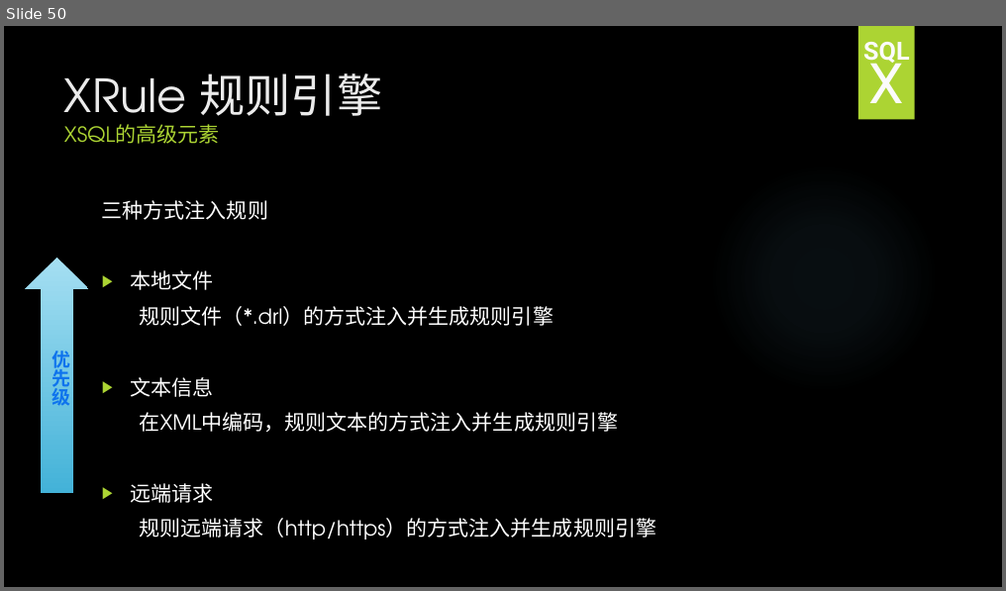
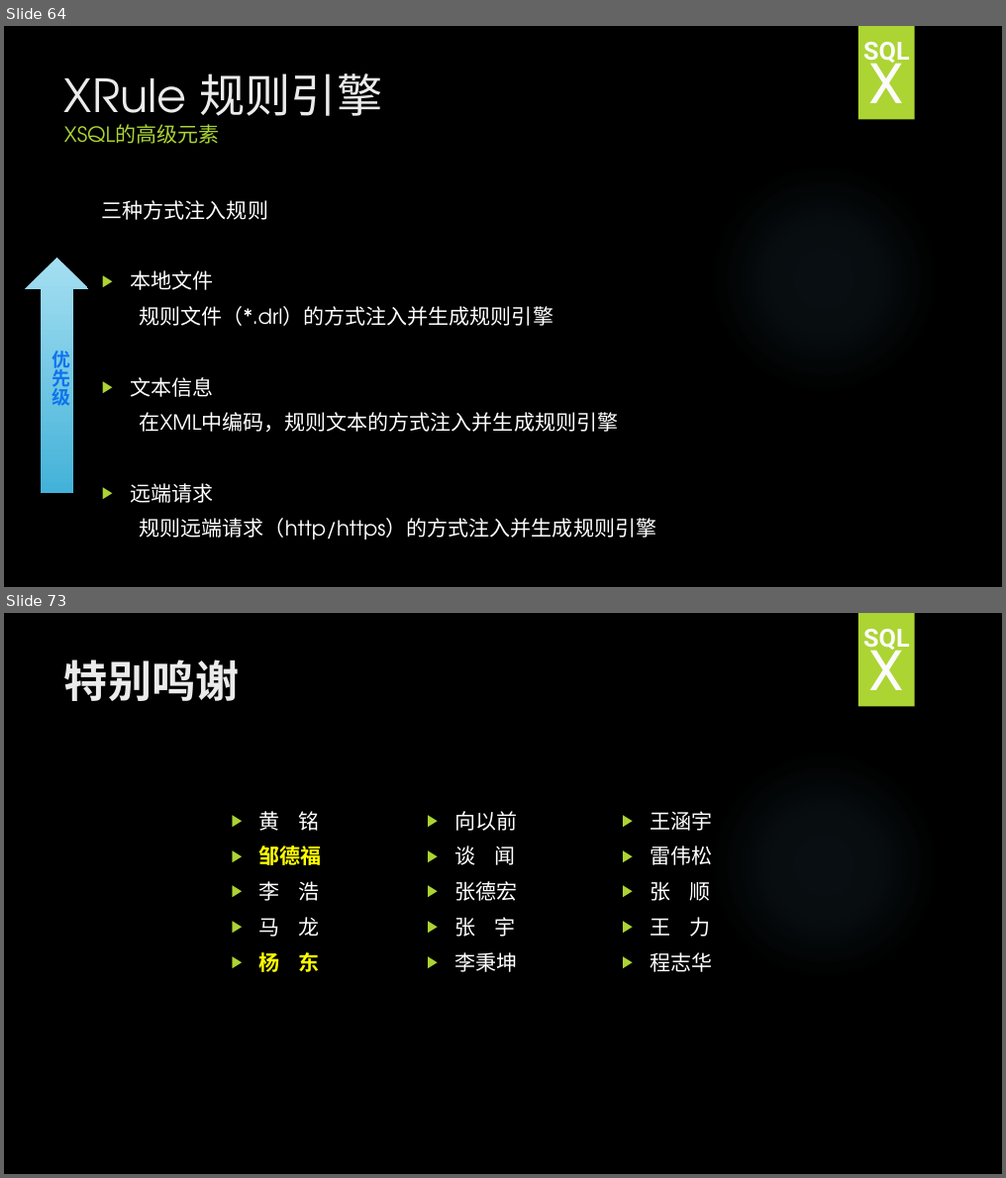
Before and after one commit to HY-ZhengWei/hy.common.XJava, a slide deck: doc/XSQL技术交流.pptx. Shown one above the other, each under a label of ours: slide 50 before the commit, slides 64 and 73 after it; the slides between them are not shown. The pictures are 1006x591 and 1006x1178 pixels, drawn with LibreOffice and Linux fonts; fonts in the diff are those of the drawing; background and template pictures are left out. Boxes give left, top, right and bottom in pixels: in the first picture for what was removed or moved away, otherwise in the second. Text is boxed around its words. In the diff, an @@ line names an element or a change of style, - is before the commit and + after.

```diff
--- a/doc/XSQL技术交流.pptx
+++ b/doc/XSQL技术交流.pptx
@@ slide 73 added at <box>4,613,1002,1174</box>, background picture (left out); not listed: 2 template elements that a slide beside it also shows @@
@@ text added at <box>863,629,910,654</box>, 24 pt, text pattern #EBEBEB on #FBFBFB, bold @@
+SQL
@@ text added at <box>868,639,903,690</box>, 54 pt, text pattern #EBEBEB on #FBFBFB @@
+X
@@ title added at <box>64,660,239,701</box>, 42 pt, text #EBEBEB, bold @@
+特别鸣谢
@@ text added at <box>259,811,322,972</box>, 20 pt, text #FFFFFF @@
+▶ 黄 铭
+▶ 邹德福
+▶ 李 浩
+▶ 马 龙
+▶ 杨 东
@@ text added at <box>455,811,518,972</box>, 20 pt, text #FFFFFF @@
+▶ 向以前
+▶ 谈 闻
+▶ 张德宏
+▶ 张 宇
+▶ 李秉坤
@@ text added at <box>649,811,712,972</box>, 20 pt, text #FFFFFF @@
+▶ 王涵宇
+▶ 雷伟松
+▶ 张 顺
+▶ 王 力
+▶ 程志华
@@ what was slide 50 is now slide 64 @@
```
Also in this commit, not shown: 3 slides changed, 22 other slides added, 1 slide removed, 3 other files.
